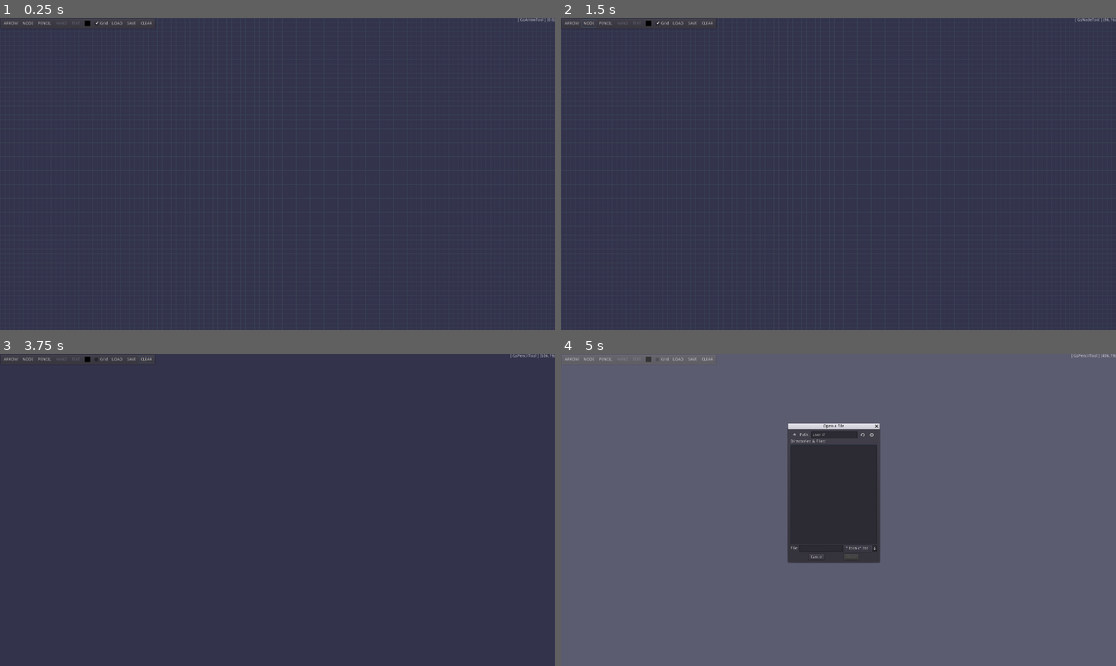
Above: before the commit, frames 1-4 (two rows, left to right).
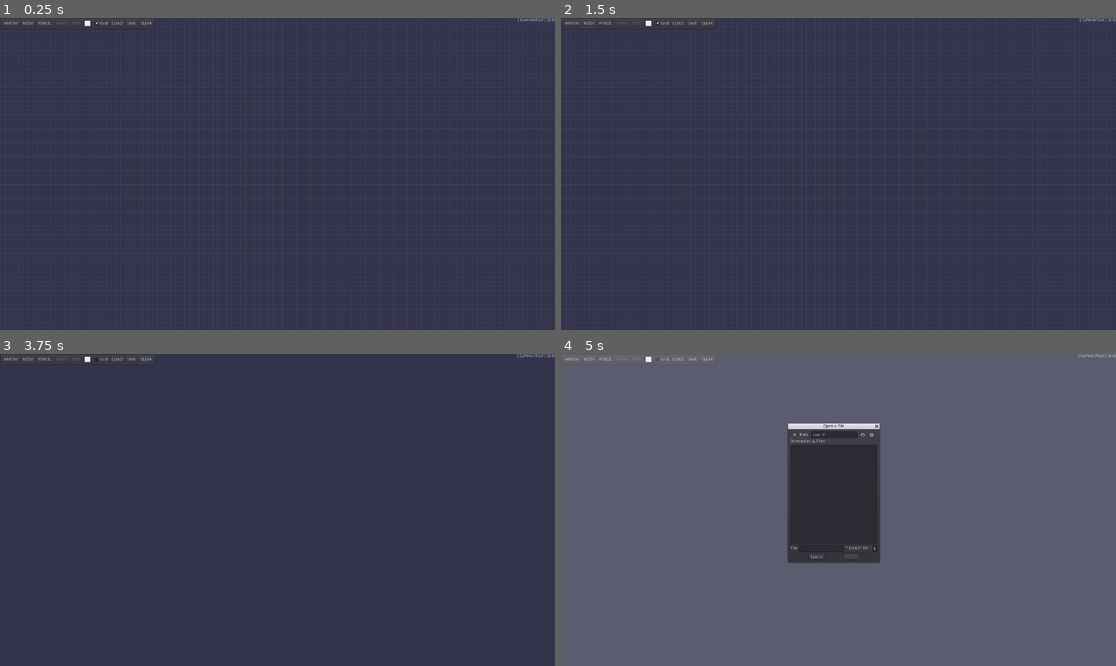
Above: after the commit, the same moments.

Repository: tangentstorm/fnarbmlyx
Game: Godot game, scene res://gslib/GsApp.tscn
Same seed, same stepped clock (60 frames per second), same inputs: the game is played once before the commit and once after it.
Inputs:
- Up to frame 1 (0.25 s): no input
- Up to frame 2 (1.5 s): click "ARROW" at 0.5 s; click "NODE" at 1.25 s
- Up to frame 3 (3.75 s): click "PENCIL" at 2 s; click "Grid" at 2.75 s; click "CLEAR" at 3.5 s
- Up to frame 4 (5 s): click "LOAD" at 4.25 s

The runs differ from the first frame. In frame 1, less than 0.1% of the frame differs, in the area x 15-17%, y 0-3%; in frame 2, less than 0.1%; in frame 3, less than 0.1%, in the area x 15-100%, y 0-3%; in frame 4, less than 0.1%.

Commit message:
filter mouse events (_gui_input/_unhandled breaks because GsNodes are currently Controls)

Diff:
--- a/gslib/GsApp.gd
+++ b/gslib/GsApp.gd
@@ -1,10 +1,12 @@
 class_name GsApp extends ColorRect
 func get_class_name(): return "GsApp"
 
+var ignore_mouse : int = 0
+
 func _input(e):
-	if $fog.visible: pass
-	elif e is InputEventMouse:
-		$mouse.handle(e)
+	if e is InputEventMouse and not ignore_mouse:
+		if $toolbar.get_rect().has_point(e.position): pass
+		else: $mouse.handle(e)
 
 func _on_load_pressed():
 	$FileDialog.current_dir = 'user://'
@@ -48,3 +50,15 @@
 
 func _on_clear_pressed():
 	$sketch.clear()
+
+func _on_color_color_changed(color):
+	print("new color:", color)
+	for c in $sketch.get_children():
+		if c is GsBase and c.selected:
+			c.fill_color = color
+
+func _on_color_pressed():
+	ignore_mouse += 1
+
+func _on_color_popup_closed():
+	ignore_mouse -= 1
--- a/gslib/GsApp.tscn
+++ b/gslib/GsApp.tscn
@@ -16,6 +16,7 @@
 [node name="app" type="ColorRect"]
 anchor_right = 1.0
 anchor_bottom = 1.0
+mouse_filter = 2
 color = Color( 0.2, 0.2, 0.298039, 1 )
 script = ExtResource( 8 )
 __meta__ = {
@@ -28,13 +29,26 @@
 anchor_bottom = 1.0
 margin_left = 1.0
 margin_right = 1.0
-mouse_filter = 1
+mouse_filter = 2
 script = ExtResource( 1 )
 __meta__ = {
 "_edit_lock_": true,
 "_edit_use_anchors_": false
 }
 color = Color( 0.227451, 0.266667, 0.333333, 1 )
+
+[node name="mouse" type="Label" parent="."]
+anchor_right = 1.0
+anchor_bottom = 1.0
+mouse_filter = 0
+align = 2
+script = ExtResource( 5 )
+__meta__ = {
+"_edit_use_anchors_": false
+}
+
+[node name="tool" type="Node" parent="mouse"]
+script = ExtResource( 6 )
 
 [node name="sketch" type="Control" parent="."]
 anchor_right = 1.0
@@ -169,8 +183,9 @@
 }
 
 [node name="toolbar" type="PanelContainer" parent="."]
-margin_right = 384.0
+margin_right = 539.0
 margin_bottom = 38.0
+input_pass_on_modal_close_click = false
 __meta__ = {
 "_edit_lock_": true,
 "_edit_use_anchors_": false
@@ -245,6 +260,7 @@
 size_flags_horizontal = 0
 text = "BG"
 flat = true
+color = Color( 0.933333, 0.933333, 0.933333, 1 )
 
 [node name="grid" type="CheckBox" parent="toolbar/hbox"]
 margin_left = 315.0
@@ -277,31 +293,17 @@
 text = "CLEAR"
 flat = true
 
-[node name="mouse" type="Label" parent="."]
-anchor_left = 1.0
-anchor_right = 1.0
-margin_left = -320.0
-margin_bottom = 39.0
-align = 2
-script = ExtResource( 5 )
-__meta__ = {
-"_edit_use_anchors_": false
-}
-
-[node name="tool" type="Node" parent="mouse"]
-script = ExtResource( 6 )
-
 [node name="fog" type="ColorRect" parent="."]
 visible = false
 anchor_right = 1.0
 anchor_bottom = 1.0
+mouse_filter = 2
 color = Color( 1, 1, 1, 0.2 )
 __meta__ = {
 "_edit_use_anchors_": false
 }
 
 [node name="FileDialog" type="FileDialog" parent="."]
-visible = true
 margin_left = 786.562
 margin_top = 260.0
 margin_right = 1102.56
@@ -318,6 +320,9 @@
 "_edit_use_anchors_": false
 }
 
+[connection signal="color_changed" from="toolbar/hbox/color" to="." method="_on_color_color_changed"]
+[connection signal="popup_closed" from="toolbar/hbox/color" to="." method="_on_color_popup_closed"]
+[connection signal="pressed" from="toolbar/hbox/color" to="." method="_on_color_pressed"]
 [connection signal="toggled" from="toolbar/hbox/grid" to="grid" method="_on_grid_toggled"]
 [connection signal="pressed" from="toolbar/hbox/load" to="." method="_on_load_pressed"]
 [connection signal="pressed" from="toolbar/hbox/save" to="." method="_on_save_pressed"]
--- a/gslib/GsBase.gd
+++ b/gslib/GsBase.gd
@@ -2,6 +2,14 @@
 
 export var draggable : bool = true setget set_draggable
 export var selected : bool = false setget set_selected
+
+func _enter_tree():
+	mouse_filter = Control.MOUSE_FILTER_PASS
+
+func _gui_input(e):
+	if e is InputEventMouse:
+		e.position = e.global_position
+		_get_mouse().handle(e)
 
 func _get_mouse():
 	return $"/root/app/mouse"
--- a/gslib/GsMouse.gd
+++ b/gslib/GsMouse.gd
@@ -56,7 +56,9 @@
 	self.subject = null
 
 func _process(_dt):
-	var t = '[ ' + ($tool._name() + ' ' if $tool.script else '') +'] '
+	var t = ''
+	if subject: t += '<' + str(subject) + '>'
+	t = '[ ' + ($tool._name() + ' ' if $tool.script else '') +'] '
 	t += "(" + str(int(position.x)) + "," + str(int(position.y)) + ")"
 	if dragging: t += " dragging"
 	text = t
